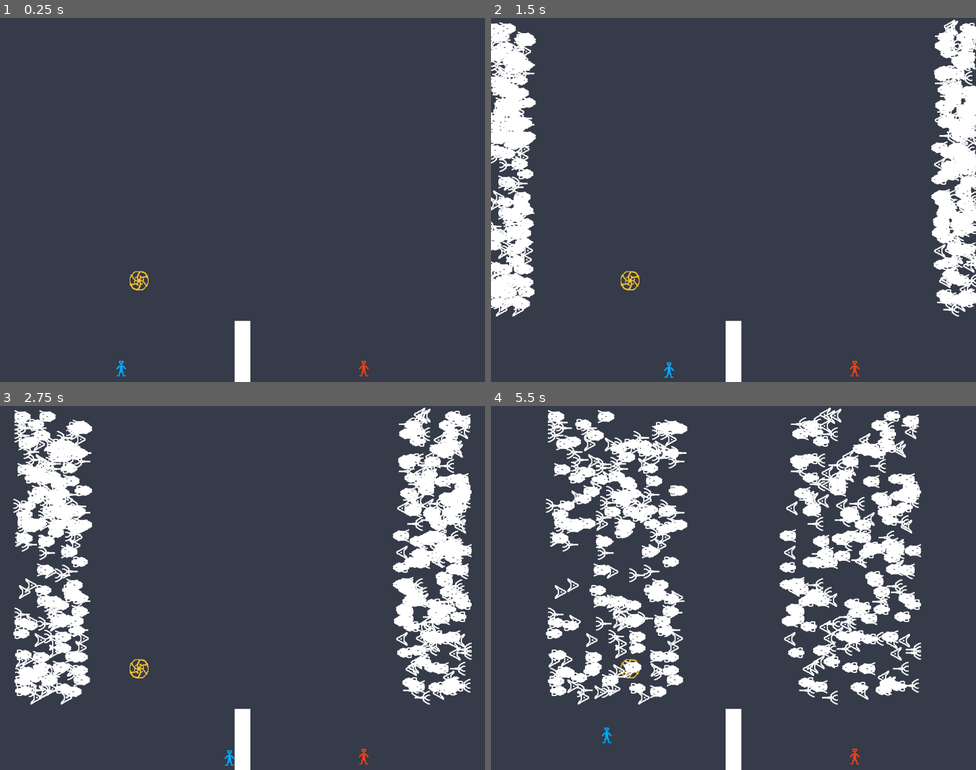
Above: before the commit, frames 1-4 (two rows, left to right).
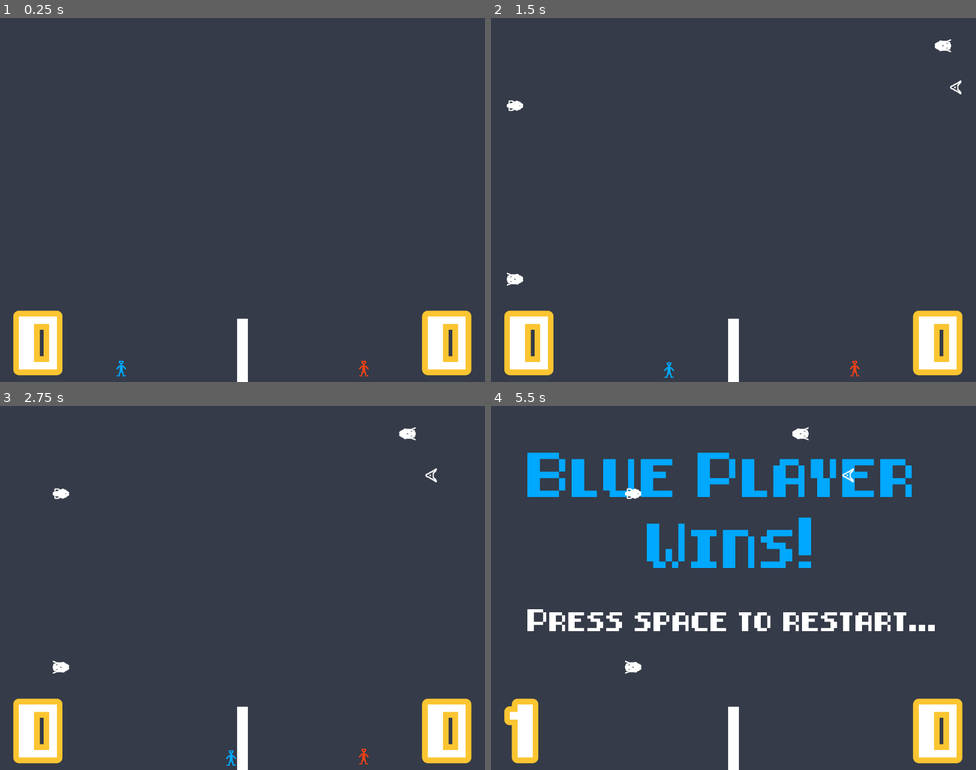
Above: after the commit, the same moments.

Repository: Wecros/SaturdayCrossing
Game: Godot game, scene res://scenes/Game.tscn
Two runs of this game, one before a commit and one after it. Both use one fixed random seed, a clock stepped at 60 frames per second and the inputs below.
Inputs:
- Up to frame 1 (0.25 s): no input
- Up to frame 2 (1.5 s): hold D (player-1-right) 0.53-1.28 s; hold Space (new_game, bound only after the commit) 0.53-1.28 s; hold S (player-1-down) from 1.28 s (still down); tap Space (new_game, bound only after the commit) at 1.35 s
- Up to frame 3 (2.75 s): release S (player-1-down) at 2.03 s; hold D (player-1-right) from 2.03 s (still down); hold Space (new_game, bound only after the commit) from 2.03 s (still down)
- Up to frame 4 (5.5 s): release D (player-1-right) at 2.78 s; release Space (new_game, bound only after the commit) at 2.78 s; hold W (player-1-up) 2.78-3.53 s; tap Space (new_game, bound only after the commit) at 2.85, 3.5, 4.35, 5 s; hold Space (new_game, bound only after the commit) 3.53-4.28 s; hold A (player-1-left) 3.53-5.03 s; hold S (player-1-down) from 5.03 s (still down); hold Space (new_game, bound only after the commit) from 5.03 s (still down)

The runs differ from the first frame. In frame 1, 3.8% of the frame differs, in the area x 2-98%, y 69-100%; in frame 2, 14%; in frame 3, 19%; in frame 4, 28%, in the area x 2-98%, y 0-100%.

Commit message:
Add win condition

Diff:
--- a/godot-project/objects/Enemy-3.tscn
+++ b/godot-project/objects/Enemy-3.tscn
@@ -1,12 +1,16 @@
-[gd_scene load_steps=3 format=2]
+[gd_scene load_steps=4 format=2]
 
 [ext_resource path="res://objects/Enemy.tscn" type="PackedScene" id=1]
 [ext_resource path="res://img/enemy-3.png" type="Texture" id=2]
 
+[sub_resource type="RectangleShape2D" id=1]
+extents = Vector2( 21.2964, 13.7368 )
+
 [node name="Enemy" instance=ExtResource( 1 )]
 
 [node name="CollisionShape2D" parent="." index="0"]
-position = Vector2( -3.2964, 0.263161 )
+position = Vector2( -4.08588, 0.263161 )
+shape = SubResource( 1 )
 
 [node name="Sprite" parent="." index="1"]
 texture = ExtResource( 2 )
--- a/godot-project/objects/Enemy-4.tscn
+++ b/godot-project/objects/Enemy-4.tscn
@@ -9,6 +9,7 @@
 [node name="Enemy" instance=ExtResource( 1 )]
 
 [node name="CollisionShape2D" parent="." index="0"]
+position = Vector2( -2.56233, 0.263161 )
 rotation = 0.0845522
 shape = SubResource( 1 )
 
--- a/godot-project/objects/Enemy.tscn
+++ b/godot-project/objects/Enemy.tscn
@@ -3,16 +3,23 @@
 [ext_resource path="res://scripts/enemy-movement.gd" type="Script" id=1]
 [ext_resource path="res://img/enemy-1.png" type="Texture" id=2]
 
-[sub_resource type="RectangleShape2D" id=1]
-extents = Vector2( 21.5596, 12.9474 )
+[sub_resource type="ConvexPolygonShape2D" id=1]
+points = PoolVector2Array( -11, -18, 20, 0, -11, 18 )
 
-[node name="Enemy" type="KinematicBody2D"]
+[node name="Enemy" type="KinematicBody2D" groups=[
+"Enemy",
+]]
+collision_layer = 32
+collision_mask = 0
 script = ExtResource( 1 )
 
-[node name="CollisionShape2D" type="CollisionShape2D" parent="."]
-position = Vector2( -2.77008, 0 )
+[node name="CollisionShape2D" type="CollisionShape2D" parent="." groups=[
+"Enemy",
+]]
+position = Vector2( -6.71745, 0.263161 )
 shape = SubResource( 1 )
-disabled = true
 
-[node name="Sprite" type="Sprite" parent="."]
+[node name="Sprite" type="Sprite" parent="." groups=[
+"Enemy",
+]]
 texture = ExtResource( 2 )
--- a/godot-project/objects/Player-1.tscn
+++ b/godot-project/objects/Player-1.tscn
@@ -1,21 +1,31 @@
-[gd_scene load_steps=4 format=2]
+[gd_scene load_steps=5 format=2]
 
 [ext_resource path="res://scripts/player-movement.gd" type="Script" id=1]
 [ext_resource path="res://img/player-blue.png" type="Texture" id=2]
+[ext_resource path="res://scripts/player-damage.gd" type="Script" id=3]
 
 [sub_resource type="RectangleShape2D" id=1]
 extents = Vector2( 13.0334, 21.0728 )
 
-[node name="Player" type="Node2D"]
-
-[node name="KinematicBody2D" type="KinematicBody2D" parent="."]
-collision_layer = 3
-collision_mask = 3
+[node name="Player" type="KinematicBody2D"]
+collision_layer = 7
+collision_mask = 7
 script = ExtResource( 1 )
 
-[node name="Sprite" type="Sprite" parent="KinematicBody2D"]
+[node name="Sprite" type="Sprite" parent="."]
 texture = ExtResource( 2 )
 
-[node name="CollisionShape2D" type="CollisionShape2D" parent="KinematicBody2D"]
+[node name="CollisionShape2D" type="CollisionShape2D" parent="."]
 position = Vector2( 0.344833, 4.82772 )
 shape = SubResource( 1 )
+
+[node name="TriggerArea" type="Area2D" parent="."]
+collision_layer = 64
+collision_mask = 32
+script = ExtResource( 3 )
+
+[node name="TriggerCollision" type="CollisionShape2D" parent="TriggerArea"]
+position = Vector2( 0.344833, 4.82772 )
+shape = SubResource( 1 )
+[connection signal="area_entered" from="TriggerArea" to="TriggerArea" method="_on_TriggerArea_area_entered"]
+[connection signal="body_entered" from="TriggerArea" to="TriggerArea" method="_on_TriggerArea_body_entered"]
--- a/godot-project/objects/Player-2.tscn
+++ b/godot-project/objects/Player-2.tscn
@@ -4,10 +4,8 @@
 [ext_resource path="res://scripts/player_2_movement.gd" type="Script" id=2]
 [ext_resource path="res://img/player-red.png" type="Texture" id=3]
 
-[node name="Player" index="0" instance=ExtResource( 1 )]
-
-[node name="KinematicBody2D" parent="." index="0"]
+[node name="Player" instance=ExtResource( 1 )]
 script = ExtResource( 2 )
 
-[node name="Sprite" parent="KinematicBody2D" index="0"]
+[node name="Sprite" parent="." index="0"]
 texture = ExtResource( 3 )
--- /dev/null
+++ b/godot-project/objects/PointLabel.gd
@@ -0,0 +1,9 @@
+extends Label
+
+var score = 0
+
+func _ready():
+	text = str(score)
+
+func _process(delta):
+	text = str(score)
--- /dev/null
+++ b/godot-project/objects/PointLabel.tscn
@@ -0,0 +1,17 @@
+[gd_scene load_steps=3 format=2]
+
+[ext_resource path="res://fonts/8-bit-pusab.ttf" type="DynamicFontData" id=1]
+
+[sub_resource type="DynamicFont" id=1]
+size = 120
+outline_size = 15
+outline_color = Color( 0.984314, 0.772549, 0.192157, 1 )
+font_data = ExtResource( 1 )
+
+[node name="Label" type="Label"]
+margin_left = 176.849
+margin_top = 789.017
+margin_right = 216.849
+margin_bottom = 803.017
+custom_fonts/font = SubResource( 1 )
+text = "0"
--- /dev/null
+++ b/godot-project/objects/TriggerArea.gd
@@ -0,0 +1,18 @@
+extends Area2D
+
+# Declare member variables here. Examples:
+# var a = 2
+# var b = "text"
+
+# Called when the node enters the scene tree for the first time.
+func _ready():
+	pass # Replace with function body.
+
+# Called every frame. 'delta' is the elapsed time since the previous frame.
+#func _process(delta):
+#	pass
+
+
+func _on_TriggerArea_area_entered(area):
+	print('enemy kok')
+	pass # Replace with function body.
--- a/godot-project/project.godot
+++ b/godot-project/project.godot
@@ -70,6 +70,11 @@
 "events": [ Object(InputEventKey,"resource_local_to_scene":false,"resource_name":"","device":0,"alt":false,"shift":false,"control":false,"meta":false,"command":false,"pressed":false,"scancode":16777234,"unicode":0,"echo":false,"script":null)
  ]
 }
+new_game={
+"deadzone": 0.5,
+"events": [ Object(InputEventKey,"resource_local_to_scene":false,"resource_name":"","device":0,"alt":false,"shift":false,"control":false,"meta":false,"command":false,"pressed":false,"scancode":32,"unicode":0,"echo":false,"script":null)
+ ]
+}
 
 [rendering]
 
--- a/godot-project/scenes/Game.tscn
+++ b/godot-project/scenes/Game.tscn
@@ -1,50 +1,141 @@
-[gd_scene load_steps=14 format=2]
-
-[ext_resource path="res://img/bg-alt.png" type="Texture" id=1]
-[ext_resource path="res://objects/PlayerSpawner.tscn" type="PackedScene" id=2]
-[ext_resource path="res://objects/Player-1.tscn" type="PackedScene" id=3]
-[ext_resource path="res://objects/Player-2.tscn" type="PackedScene" id=4]
-[ext_resource path="res://img/powerup.png" type="Texture" id=5]
-[ext_resource path="res://objects/EnemySpawner.tscn" type="PackedScene" id=6]
-[ext_resource path="res://objects/Enemy.tscn" type="PackedScene" id=7]
-[ext_resource path="res://objects/Enemy-2.tscn" type="PackedScene" id=8]
-[ext_resource path="res://objects/Enemy-3.tscn" type="PackedScene" id=9]
-[ext_resource path="res://objects/Enemy-4.tscn" type="PackedScene" id=10]
-[ext_resource path="res://objects/Wall.tscn" type="PackedScene" id=11]
-[ext_resource path="res://objects/Invisible-wall.tscn" type="PackedScene" id=12]
+[gd_scene load_steps=20 format=2]
+
+[ext_resource path="res://scripts/game.gd" type="Script" id=1]
+[ext_resource path="res://img/bg-alt.png" type="Texture" id=2]
+[ext_resource path="res://objects/PointLabel.tscn" type="PackedScene" id=3]
+[ext_resource path="res://objects/PointLabel.gd" type="Script" id=4]
+[ext_resource path="res://fonts/8-bit-pusab.ttf" type="DynamicFontData" id=5]
+[ext_resource path="res://objects/Player-1.tscn" type="PackedScene" id=6]
+[ext_resource path="res://objects/Player-2.tscn" type="PackedScene" id=7]
+[ext_resource path="res://objects/PlayerSpawner.tscn" type="PackedScene" id=8]
+[ext_resource path="res://objects/EnemySpawner.tscn" type="PackedScene" id=9]
+[ext_resource path="res://objects/Enemy.tscn" type="PackedScene" id=10]
+[ext_resource path="res://objects/Enemy-2.tscn" type="PackedScene" id=11]
+[ext_resource path="res://objects/Enemy-3.tscn" type="PackedScene" id=12]
+[ext_resource path="res://objects/Enemy-4.tscn" type="PackedScene" id=13]
+[ext_resource path="res://objects/Wall.tscn" type="PackedScene" id=14]
+[ext_resource path="res://scripts/victory.gd" type="Script" id=15]
+[ext_resource path="res://objects/Invisible-wall.tscn" type="PackedScene" id=16]
+
+[sub_resource type="DynamicFont" id=2]
+size = 100
+font_data = ExtResource( 5 )
+
+[sub_resource type="DynamicFont" id=3]
+size = 50
+font_data = ExtResource( 5 )
 
 [sub_resource type="RectangleShape2D" id=1]
 
 [node name="Main" type="Node"]
+script = ExtResource( 1 )
 
 [node name="UI" type="Control" parent="."]
-margin_right = 40.0
-margin_bottom = 40.0
+margin_right = 1274.0
+margin_bottom = 962.0
 
 [node name="TextureRect" type="TextureRect" parent="UI"]
-margin_right = 1280.0
+anchor_right = 1.0
+margin_right = 7.0
 margin_bottom = 960.0
-texture = ExtResource( 1 )
+texture = ExtResource( 2 )
 expand = true
 
+[node name="PointLabelLeft" parent="UI" instance=ExtResource( 3 )]
+anchor_top = 1.0
+anchor_bottom = 1.0
+margin_left = 50.0
+margin_top = -242.0
+margin_right = 301.0
+margin_bottom = 33.0
+text = "1"
+valign = 1
+uppercase = true
+script = ExtResource( 4 )
+
+[node name="PointLabelRight" parent="UI" instance=ExtResource( 3 )]
+anchor_left = 1.0
+anchor_top = 1.0
+anchor_right = 1.0
+anchor_bottom = 1.0
+margin_left = -330.0
+margin_top = -242.0
+margin_right = -25.0
+margin_bottom = 33.0
+grow_horizontal = 0
+text = "1"
+align = 2
+valign = 1
+uppercase = true
+script = ExtResource( 4 )
+
+[node name="VictoryLabelBlue" type="Label" parent="UI"]
+visible = false
+anchor_right = 1.0
+margin_top = 90.0
+margin_bottom = 461.0
+custom_fonts/font = SubResource( 2 )
+custom_colors/font_color = Color( 0, 0.658824, 1, 1 )
+text = "Blue Player
+Wins!"
+align = 1
+valign = 1
+
+[node name="VictoryLabelRed" type="Label" parent="UI"]
+visible = false
+anchor_right = 1.0
+margin_top = 90.0
+margin_bottom = 461.0
+custom_fonts/font = SubResource( 2 )
+custom_colors/font_color = Color( 0.909804, 0.254902, 0.0941176, 1 )
+text = "Red Player
+Wins!"
+align = 1
+valign = 1
+
+[node name="InfoLabel" type="Label" parent="UI"]
+visible = false
+anchor_left = 0.5
+anchor_top = 0.5
+anchor_right = 0.5
+anchor_bottom = 0.5
+margin_left = -541.5
+margin_top = 38.0
+margin_right = 541.5
+margin_bottom = 130.0
+custom_fonts/font = SubResource( 3 )
+text = "Press space to restart..."
+align = 1
+valign = 1
+
 [node name="Game" type="Node2D" parent="."]
 
-[node name="PlayerSpawner" parent="Game" instance=ExtResource( 2 )]
+[node name="Player" parent="Game" instance=ExtResource( 6 )]
+editor/display_folded = true
+position = Vector2( 319.58, 1012.39 )
+
+[node name="TriggerArea" parent="Game/Player" index="2"]
+respawn_point = NodePath("../../PlayerSpawner")
+
+[node name="Player2" parent="Game" instance=ExtResource( 7 )]
+editor/display_folded = true
+position = Vector2( 961.683, 1012.93 )
+
+[node name="TriggerArea" parent="Game/Player2" index="2"]
+respawn_point = NodePath("../../PlayerSpawner2")
+
+[node name="PlayerSpawner" parent="Game" instance=ExtResource( 8 )]
 position = Vector2( 320, 920 )
-player_scene = ExtResource( 3 )
-
-[node name="PlayerSpawner2" parent="Game" instance=ExtResource( 2 )]
+player_path = NodePath("../Player")
+
+[node name="PlayerSpawner2" parent="Game" instance=ExtResource( 8 )]
 position = Vector2( 960, 920 )
-player_scene = ExtResource( 4 )
-
-[node name="powerup" type="Sprite" parent="Game"]
-position = Vector2( 366.828, 692.636 )
-texture = ExtResource( 5 )
-
-[node name="EnemySpawner" parent="Game" instance=ExtResource( 6 )]
+player_path = NodePath("../Player2")
+
+[node name="EnemySpawner" parent="Game" instance=ExtResource( 9 )]
 editor/display_folded = true
 position = Vector2( -50, 350 )
-enemies = [ ExtResource( 7 ), ExtResource( 8 ), ExtResource( 9 ), ExtResource( 10 ) ]
+enemies = [ ExtResource( 10 ), ExtResource( 11 ), ExtResource( 12 ), ExtResource( 13 ) ]
 
 [node name="Top" parent="Game/EnemySpawner" index="0"]
 position = Vector2( 0, -330 )
@@ -64,36 +155,65 @@
 [node name="Bottom" parent="Game/EnemySpawner2" index="1"]
 position = Vector2( 0, 420 )
 
-[node name="Wall" parent="Game" instance=ExtResource( 11 )]
+[node name="Wall" parent="Game" instance=ExtResource( 14 )]
 position = Vector2( 640, 883.218 )
-scale = Vector2( 0.825234, 3.34997 )
+scale = Vector2( 0.565686, 3.58997 )
 
 [node name="Victory Area" type="Area2D" parent="Game"]
-editor/display_folded = true
 position = Vector2( 640, 0 )
 scale = Vector2( 81.8, 1 )
+collision_layer = 0
+collision_mask = 64
+script = ExtResource( 15 )
+score_to_win = 1
+player_1_point_label = NodePath("../../UI/PointLabelLeft")
+player_2_point_label = NodePath("../../UI/PointLabelRight")
+player_1_victory_label = NodePath("../../UI/VictoryLabelBlue")
+player_2_victory_label = NodePath("../../UI/VictoryLabelRed")
 
 [node name="CollisionShape2D" type="CollisionShape2D" parent="Game/Victory Area"]
 shape = SubResource( 1 )
 
-[node name="Invisible Wall" parent="Game" instance=ExtResource( 12 )]
+[node name="Victory Area2" type="Area2D" parent="Game"]
+position = Vector2( 624, 812 )
+scale = Vector2( 81.8, 1 )
+collision_layer = 0
+collision_mask = 64
+script = ExtResource( 15 )
+score_to_win = 1
+player_1_point_label = NodePath("../../UI/PointLabelLeft")
+player_2_point_label = NodePath("../../UI/PointLabelRight")
+player_1_victory_label = NodePath("../../UI/VictoryLabelBlue")
+player_2_victory_label = NodePath("../../UI/VictoryLabelRed")
+info_label_path = NodePath("../../UI/InfoLabel")
+
+[node name="CollisionShape2D" type="CollisionShape2D" parent="Game/Victory Area2"]
+shape = SubResource( 1 )
+
+[node name="Invisible Wall" parent="Game" instance=ExtResource( 16 )]
 position = Vector2( 0, 480 )
 scale = Vector2( 1, 53.84 )
 collision_layer = 2
 collision_mask = 2
 
-[node name="Invisible Wall2" parent="Game" instance=ExtResource( 12 )]
+[node name="Invisible Wall2" parent="Game" instance=ExtResource( 16 )]
 position = Vector2( 1280, 480 )
 scale = Vector2( 1, 53.84 )
 collision_layer = 2
 collision_mask = 2
 
-[node name="Invisible Wall3" parent="Game" instance=ExtResource( 12 )]
+[node name="Invisible Wall3" parent="Game" instance=ExtResource( 16 )]
 position = Vector2( 640, 960 )
 rotation = 1.5708
 scale = Vector2( 1, 75.92 )
 collision_layer = 2
 collision_mask = 2
+[connection signal="area_entered" from="Game/Victory Area" to="Game/Victory Area" method="_on_Victory_Area_area_entered"]
+[connection signal="area_entered" from="Game/Victory Area2" to="Game/Victory Area2" method="_on_Victory_Area_area_entered"]
+
+[editable path="Game/Player"]
+
+[editable path="Game/Player2"]
 
 [editable path="Game/EnemySpawner"]
 
--- a/godot-project/scripts/enemy-spawner.gd
+++ b/godot-project/scripts/enemy-spawner.gd
@@ -11,7 +11,7 @@
 var rand = RandomNumberGenerator.new()
 
 func _ready():
-	for i in range(200):
+	for i in range(2):
 		spawn()
 
 func pickEnemyInstance(enemy_arr):
--- /dev/null
+++ b/godot-project/scripts/game.gd
@@ -0,0 +1,12 @@
+extends Node
+
+func _ready():
+	start_new_game()
+
+func start_new_game():
+	var label_right = get_node("UI/PointLabelRight")
+	var label_left = get_node("UI/PointLabelLeft")
+	var labels = [label_right, label_left]
+
+	for label in labels:
+		label.text = "0"
--- /dev/null
+++ b/godot-project/scripts/player-damage.gd
@@ -0,0 +1,11 @@
+extends Area2D
+
+export (NodePath) var respawn_point
+
+func _on_TriggerArea_body_entered(body):
+	reset_player()
+
+func reset_player():
+	var player = get_node("../../Player")
+	var respawn_point_node = get_node(respawn_point)
+	respawn_point_node.spawn()
--- a/godot-project/scripts/player-movement.gd
+++ b/godot-project/scripts/player-movement.gd
@@ -1,6 +1,7 @@
 extends KinematicBody2D
 
 export (int) var speed = 200
+var freeze = false
 
 var velocity = Vector2()
 
@@ -28,5 +29,7 @@
     velocity = velocity.normalized() * speed
 
 func _physics_process(delta):
-    get_input()
-    velocity = move_and_slide(velocity)
+	if freeze:
+		return
+	get_input()
+	velocity = move_and_slide(velocity)
--- a/godot-project/scripts/player-spawner.gd
+++ b/godot-project/scripts/player-spawner.gd
@@ -1,10 +1,10 @@
 extends Node2D
 
-export (PackedScene) var player_scene
-onready var player = player_scene.instance()
+export (NodePath) var player_path
 
 func _ready():
 	spawn()
 
 func spawn():
-	add_child(player)
+	var player = get_node(player_path)
+	player.position = position
--- /dev/null
+++ b/godot-project/scripts/victory.gd
@@ -0,0 +1,63 @@
+extends Area2D
+
+export (int) var score_to_win = 10
+export (NodePath) var player_1_point_label
+export (NodePath) var player_2_point_label
+export (NodePath) var player_1_victory_label
+export (NodePath) var player_2_victory_label
+export (NodePath) var info_label_path
+
+# Called when the node enters the scene tree for the first time.
+func _ready():
+	pass # Replace with function body.
+
+func _on_Victory_Area_area_entered(area):
+	var player = get_player(area)
+	var spawner = get_spawner(player)
+	var label = get_label(player)
+
+	label.score += 1
+	if (label.score >= score_to_win):
+		show_victory(player)
+
+	spawner.spawn()
+
+func get_player(area):
+	var player = area.get_parent()
+	return player
+
+func get_spawner(player):
+	if player.name == "Player":
+		return get_node("/root/Main/Game/PlayerSpawner")
+	else:
+		return get_node("/root/Main/Game/PlayerSpawner2")
+
+func get_label(player):
+	if player.name == "Player":
+		return get_node(player_1_point_label)
+	else:
+		return get_node(player_2_point_label)
+
+func show_victory(player):
+	var victory_label
+	if player.name == "Player":
+		victory_label = get_node(player_1_victory_label)
+	else:
+		victory_label = get_node(player_2_victory_label)
+
+	var info_label = get_node(info_label_path)
+#
+	victory_label.visible = !victory_label.visible
+	info_label.visible = !info_label.visible
+
+	var player1 = get_node("/root/Main/Game/Player")
+	var player2 = get_node("/root/Main/Game/Player2")
+	player1.freeze = true
+	player2.freeze = true
+	player1.visible = false
+	player2.visible = false
+
+#
+#func _process(delta):
+#	Input.is_action_pressed("new_game"):
+#		print('test')
Binary file added: godot-project/fonts/8-bit-pusab.ttf
Not shown: 1 places in godot-project/scenes/Game.tscn that only renumber resources
